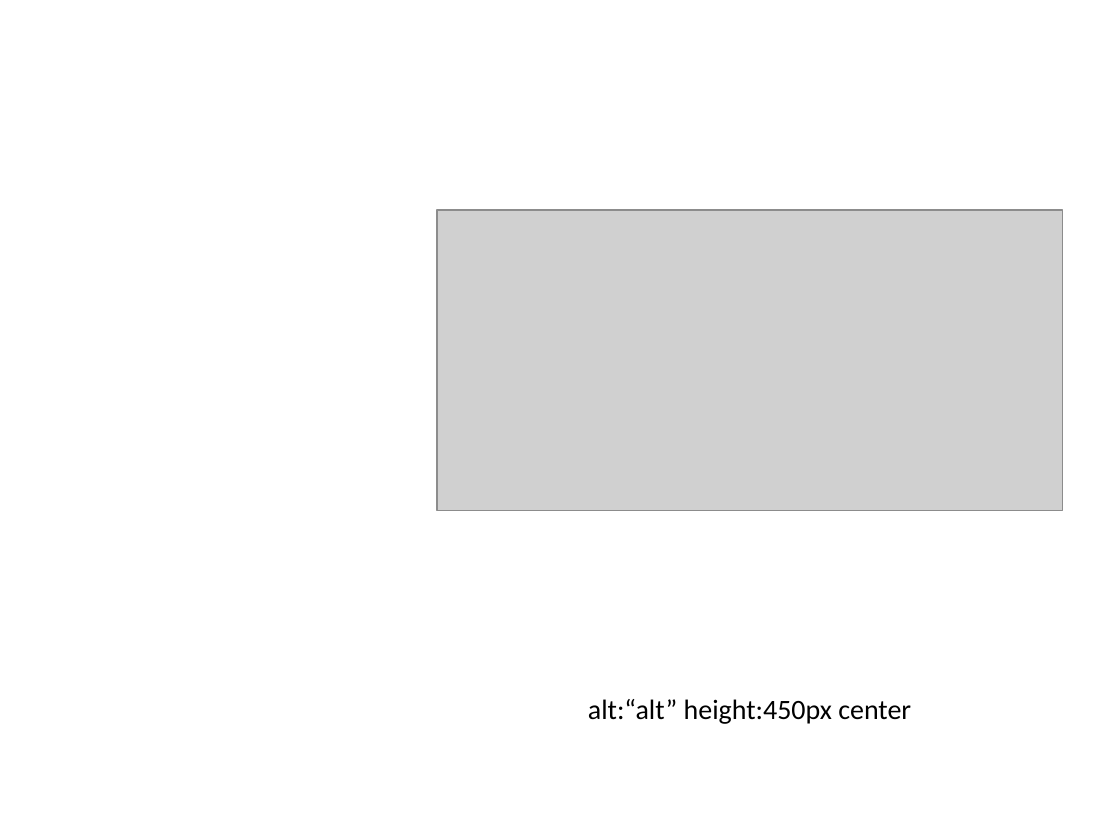
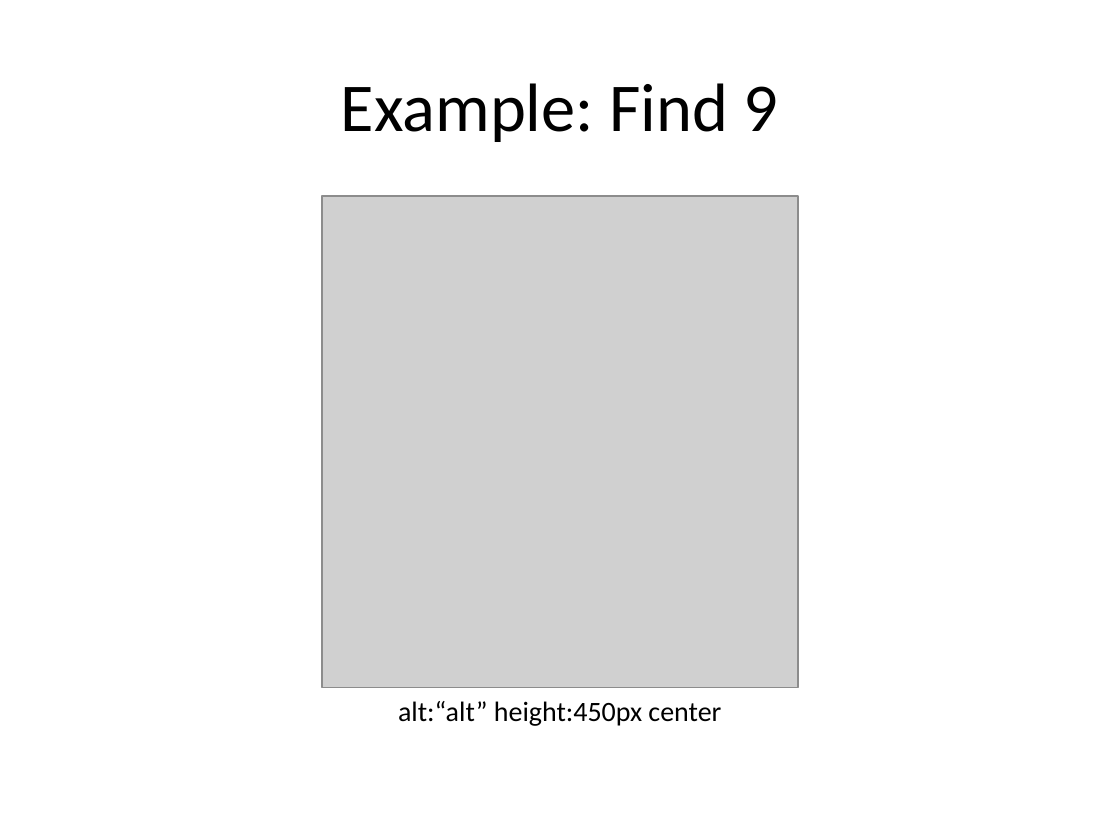
Before and after one commit to ucoruh/ce100-algorithms-and-programming-II, a slide deck: slide 73 of docs/week-2/ce100-week-2-recurrence.md_word.pptx (slide 31 before the commit). Drawn at 1120x840 pixels with LibreOffice and Linux fonts; fonts in the diff are those of the drawing; grey boxes stand for pictures. Boxes give left, top, right and bottom in pixels: in the first picture for what was removed or moved away, otherwise in the second. Text is boxed around its words. In the diff, an @@ line names an element or a change of style, - is before the commit and + after.

```diff
--- a/docs/week-2/ce100-week-2-recurrence.md_word.pptx
+++ b/docs/week-2/ce100-week-2-recurrence.md_word.pptx
@@ title added at (341,83,779,142), 44 pt, text #000000 @@
+Example: Find 9
@@ picture added at (323,196,799,688) @@
@@ picture removed at (437,211,1062,511) @@
@@ text "alt:“alt” height:450px center": place and size @@
-text "alt:“alt” height:450px center" at (588,699,911,724)
+text "alt:“alt” height:450px center" at (398,701,721,726)
```
Also in this commit, not shown: 10 other slides changed, 67 slides added, 20 slides removed, 37 other files.
